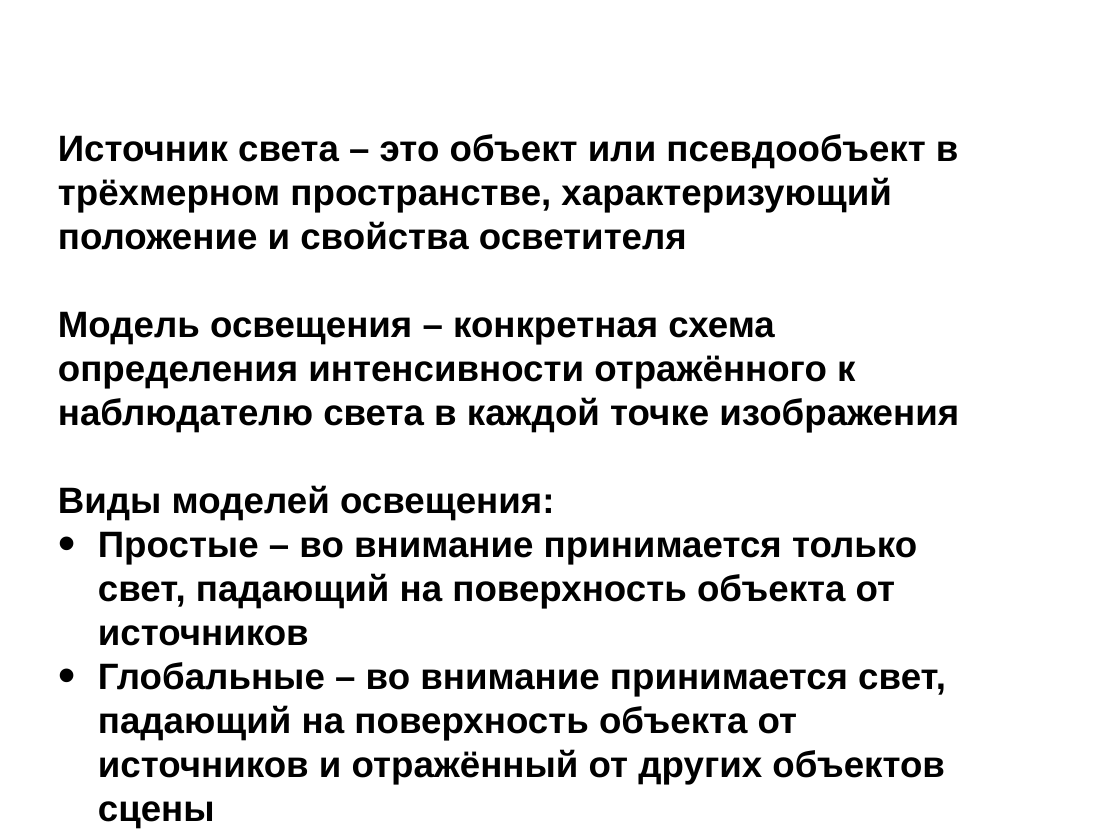
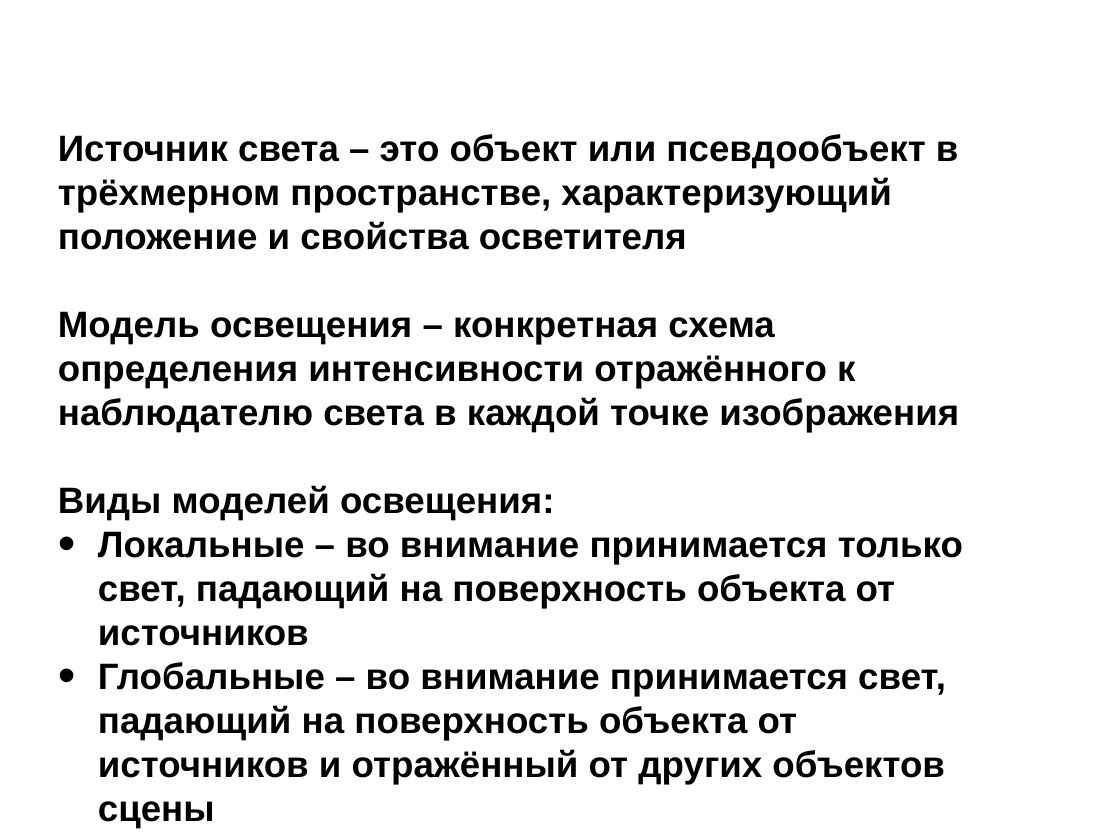
Before and after one commit to icosaeder/mmtech-lect, a slide deck: slide 7 of Лекции/Лекция №3/Лекция №3.odp. Drawn at 1120x840 pixels with LibreOffice and Linux fonts; fonts in the diff are those of the drawing; background and template pictures are left out. Boxes give left, top, right and bottom in pixels: in the first picture for what was removed or moved away, otherwise in the second. Text is boxed around its words. In the diff, an @@ line names an element or a change of style, - is before the commit and + after.

```diff
--- a/Лекции/Лекция №3/Лекция №3.odp
+++ b/Лекции/Лекция №3/Лекция №3.odp
@@ text at box(98, 531, 963, 646): text changed @@
-• Простые – во внимание принимается только свет, падающий на поверхность объекта от источников
+• Локальные – во внимание принимается только свет, падающий на поверхность объекта от источников
```
Also in this commit, not shown: 1 other slide changed, 3 slides added, 3 other files.
